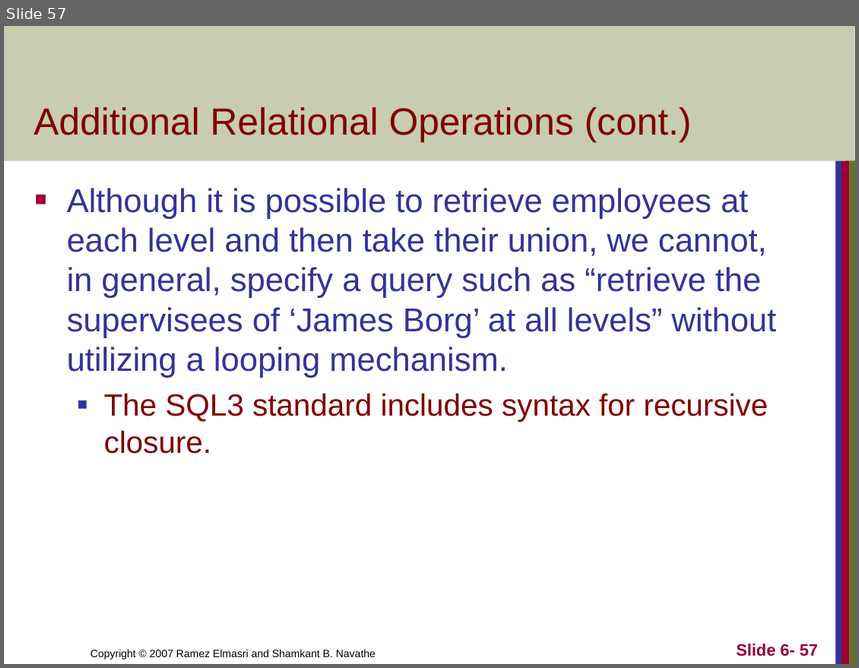
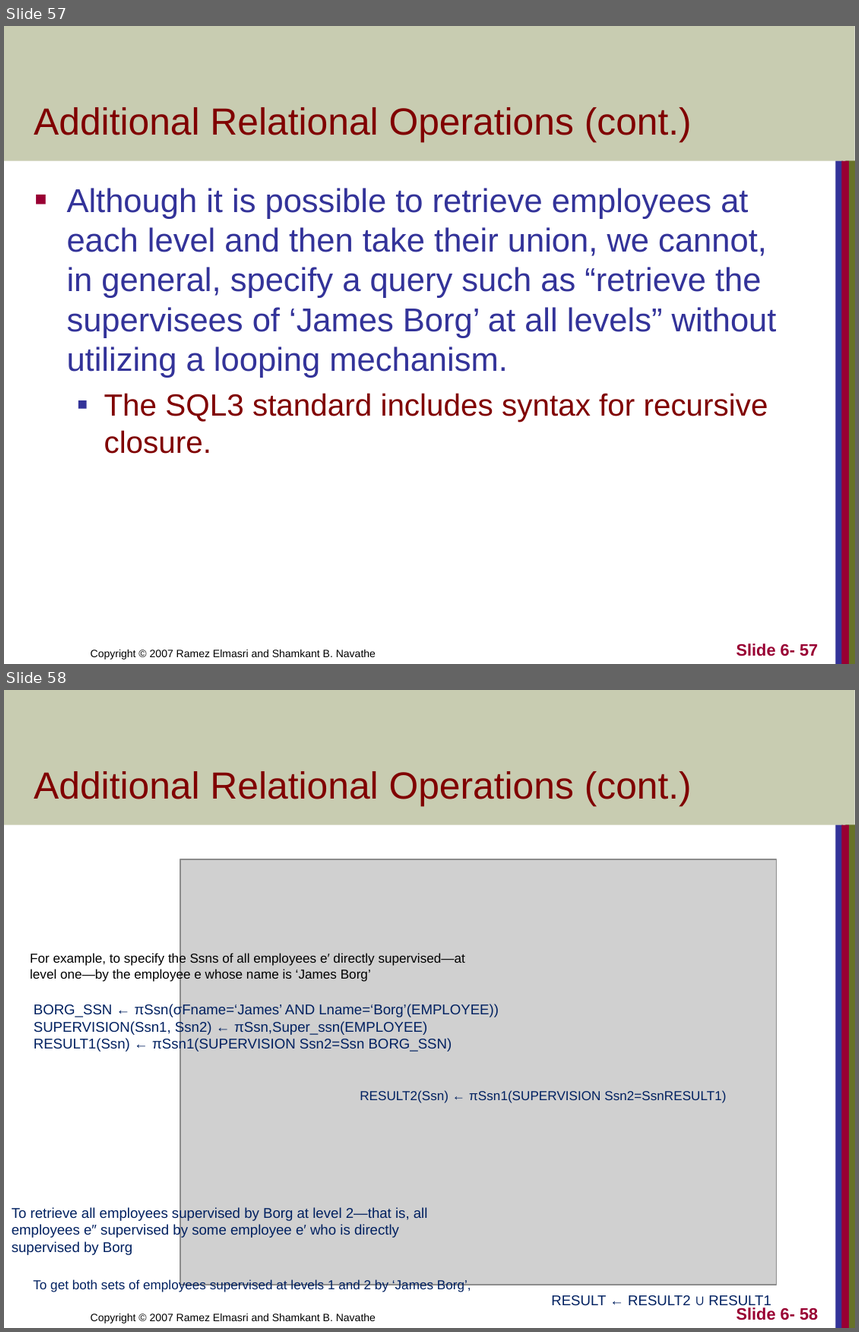
Before and after one commit to CodewothArjun/CSIT_4th_Sem, a slide deck: Database Management System/Unit 5 Relational Algebra and Relational Calculus.ppt. Shown one above the other, each under a label of ours: slide 57 before the commit, slides 57 and 58 after it. The pictures are 859x668 and 859x1332 pixels, drawn with LibreOffice and Linux fonts; fonts in the diff are those of the drawing; grey boxes stand for pictures. Boxes give left, top, right and bottom in pixels: in the first picture for what was removed or moved away, otherwise in the second. Text is boxed around its words. In the diff, an @@ line names an element or a change of style, - is before the commit and + after.

```diff
--- a/Database Management System/Unit 5 Relational Algebra and Relational Calculus.ppt
+++ b/Database Management System/Unit 5 Relational Algebra and Relational Calculus.ppt
@@ slide 58 added at [4, 690, 855, 1328], background #FFFFFF; not listed: 5 template elements that a slide beside it also shows @@
@@ title added at [34, 771, 692, 806], 32 pt, text #800000 @@
+Additional Relational Operations (cont.)
@@ picture added at [180, 859, 777, 1285] @@
@@ text added at [30, 952, 465, 982], 11 pt, text #000000 @@
+For example, to specify the Ssns of all employees e′ directly supervised—at level one—by the employee e whose name is ‘James Borg’
@@ text added at [34, 1004, 499, 1053], 12 pt, text #002060 @@
+BORG_SSN ← πSsn(σFname=‘James’ AND Lname=‘Borg’(EMPLOYEE))
+SUPERVISION(Ssn1, Ssn2) ← πSsn,Super_ssn(EMPLOYEE)
+RESULT1(Ssn) ← πSsn1(SUPERVISION Ssn2=Ssn BORG_SSN)
@@ text added at [360, 1091, 726, 1103], 11 pt, text #002060 @@
+RESULT2(Ssn) ← πSsn1(SUPERVISION Ssn2=SsnRESULT1)
@@ text added at [12, 1207, 428, 1255], 12 pt, text #002060 @@
+To retrieve all employees supervised by Borg at level 2—that is, all employees e″ supervised by some employee e′ who is directly supervised by Borg
@@ text added at [33, 1279, 471, 1293], 11 pt, text #002060 @@
+To get both sets of employees supervised at levels 1 and 2 by ‘James Borg’,
@@ text added at [551, 1296, 772, 1309], 12 pt, text #002060 @@
+RESULT ← RESULT2 ∪ RESULT1
@@ page number added at [737, 1308, 818, 1321], 14 pt, text #990033, bold @@
+Slide 6- 58
```
Also in this commit, not shown: 7 slides changed, 13 other slides added, 11 slides removed, 8 other files.
